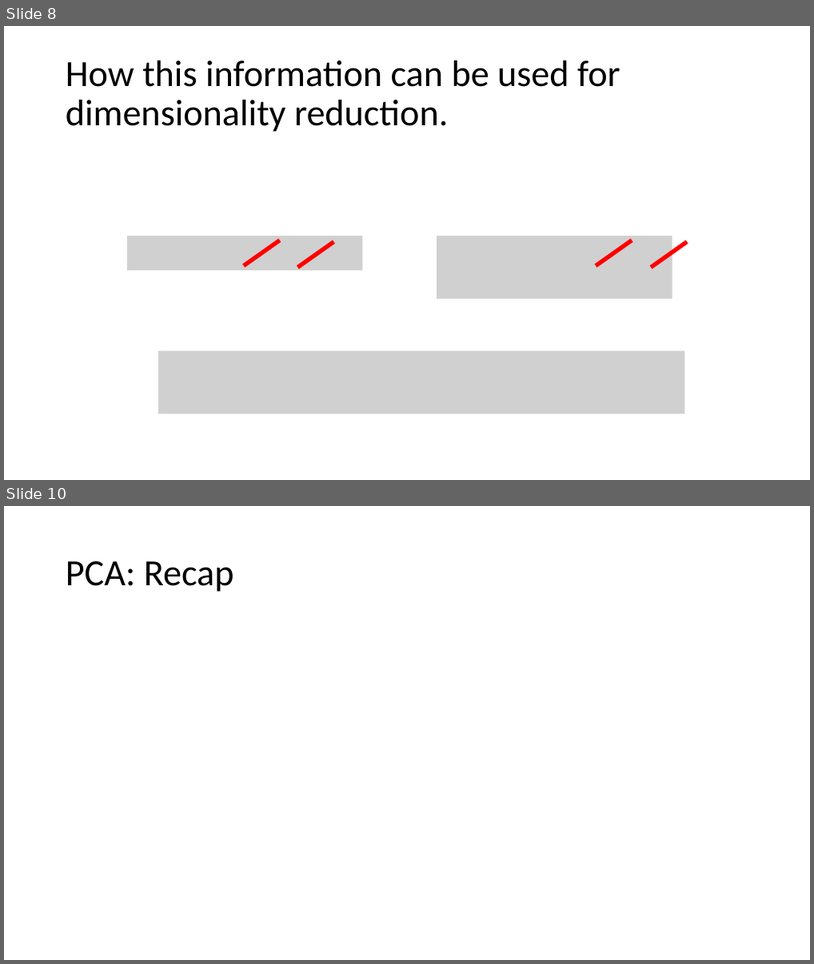
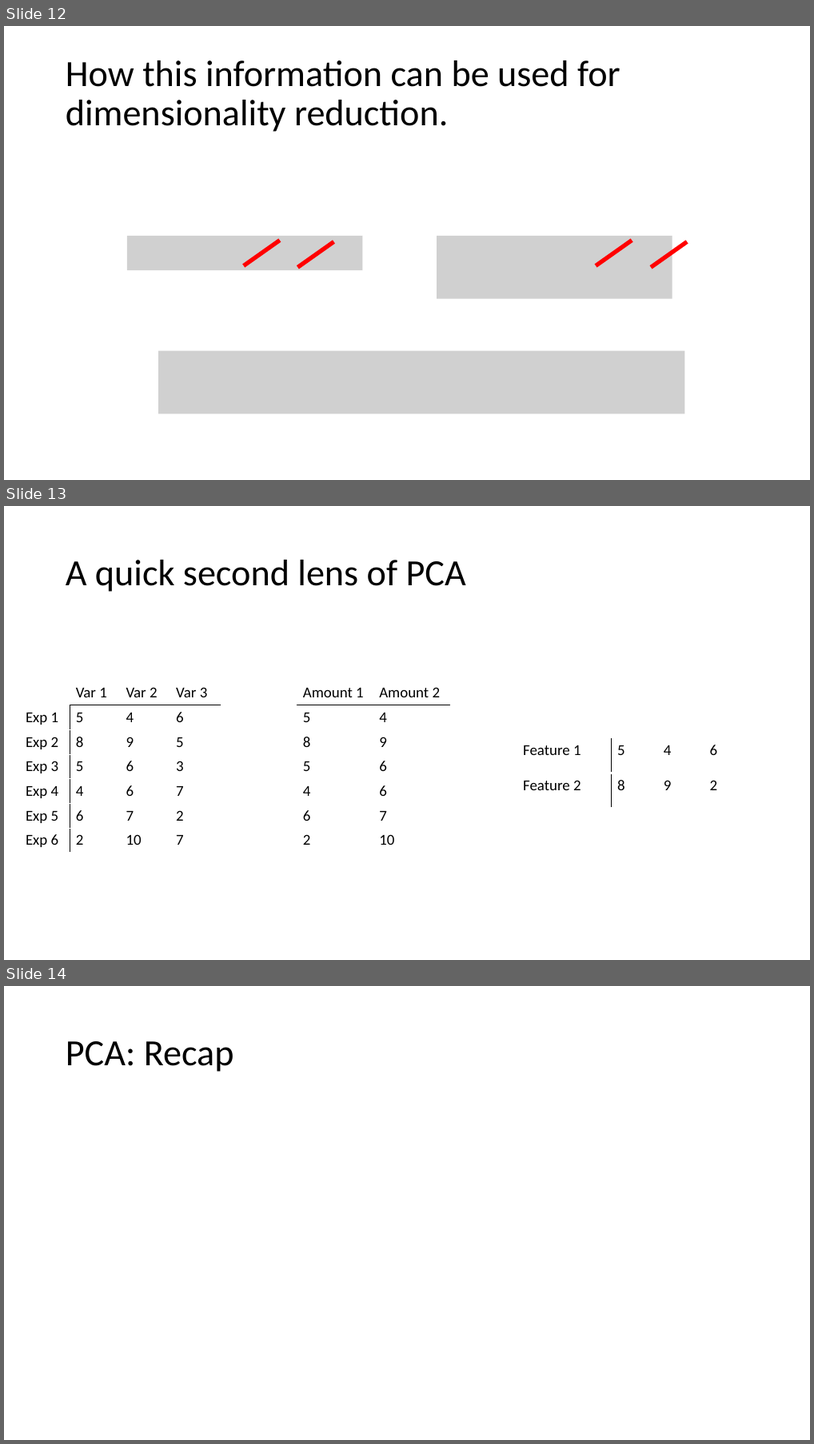
Before and after one commit to AnabelSMRuggiero/Dimensionality-Reduction-Tutorial, a slide deck: Presentation/Dimensionality-Reduction.pptm. Shown one above the other, each under a label of ours: slides 8 and 10 before the commit, slides 12, 13 and 14 after it; the slides between them are not shown. The pictures are 814x964 and 814x1444 pixels, drawn with LibreOffice and Linux fonts; fonts in the diff are those of the drawing; grey boxes stand for pictures. Boxes give left, top, right and bottom in pixels: in the first picture for what was removed or moved away, otherwise in the second. Text is boxed around its words. In the diff, an @@ line names an element or a change of style, - is before the commit and + after.

```diff
--- a/Presentation/Dimensionality-Reduction.pptm
+++ b/Presentation/Dimensionality-Reduction.pptm
@@ slide 13 added at box(4, 506, 810, 960), background #FFFFFF @@
@@ title added at box(66, 560, 466, 592), 44 pt, text #000000 @@
+A quick second lens of PCA
@@ table added at box(20, 681, 221, 850), 7 rows, 4 columns @@
+ | Var 1 | Var 2 | Var 3
+Exp 1 | 5 | 4 | 6
+Exp 2 | 8 | 9 | 5
+Exp 3 | 5 | 6 | 3
+Exp 4 | 4 | 6 | 7
+Exp 5 | 6 | 7 | 2
+Exp 6 | 2 | 10 | 7
@@ table added at box(298, 681, 450, 877), 8 rows, 2 columns @@
+Amount 1 | Amount 2
+5 | 4
+8 | 9
+5 | 6
+4 | 6
+6 | 7
+2 | 10
+ | 
@@ table added at box(518, 738, 750, 808), 2 rows, 4 columns @@
+Feature 1 | 5 | 4 | 6
+Feature 2 | 8 | 9 | 2
@@ what was slide 8 is now slide 12 @@
@@ what was slide 10 is now slide 14 @@
```
Also in this commit, not shown: 5 other slides added, 3 slides removed, 4 other files.
